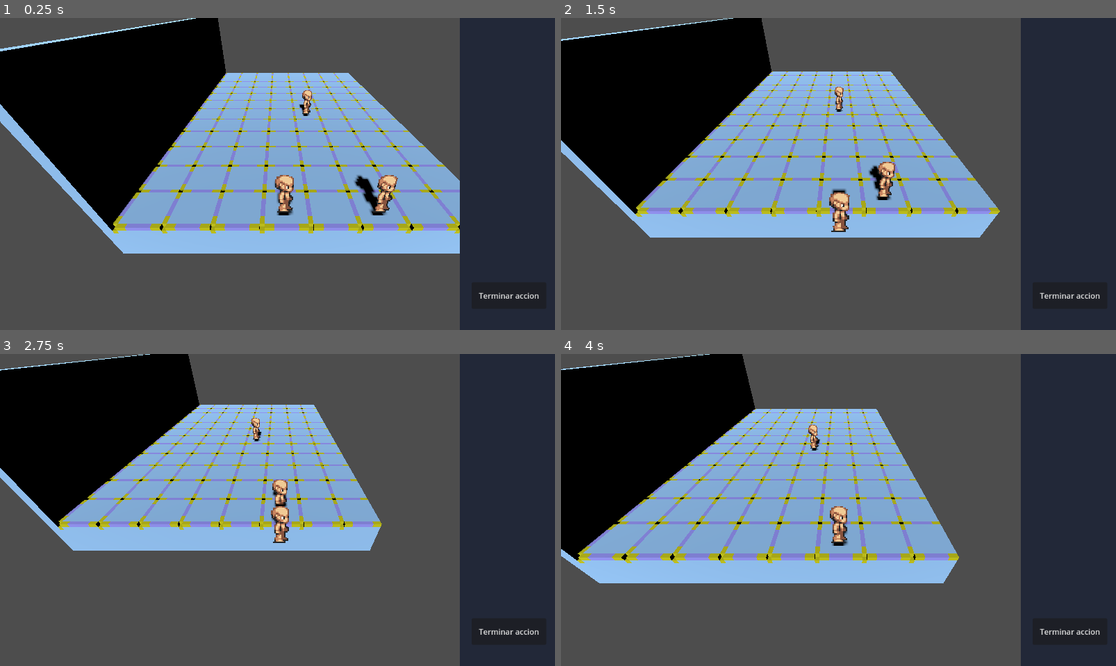
Above: before the commit, frames 1-4 (two rows, left to right).
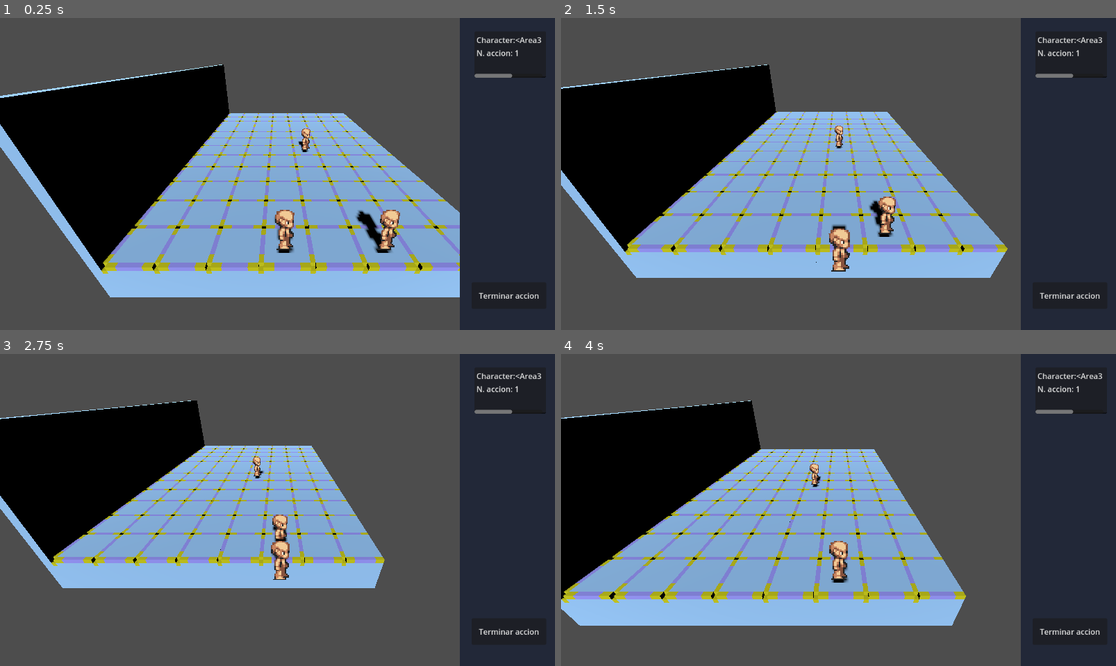
Above: after the commit, the same moments.

Repository: Karbajo/D-D
Game: Godot game, scene res://assets/objects/test/test1.tscn
Two runs of this game, one before a commit and one after it. Both use one fixed random seed, a clock stepped at 60 frames per second and the inputs below. The project has no main scene, so this scene is started directly.
Inputs (mouse positions are in pixels of both pictures, inside the frame that each line leads up to):
- Up to frame 1 (0.25 s): no input
- Up to frame 2 (1.5 s): move the mouse to (960, 158) at 0.52 s; hold D (right) 0.53-1.28 s; click (960, 158) at 0.6 s; move the mouse to (727, 189) at 1.27 s; hold S (back) from 1.28 s (still down); click (727, 189) at 1.35 s
- Up to frame 3 (2.75 s): move the mouse to (333, 441) at 2.02 s; release S (back) at 2.03 s; hold D (right) from 2.03 s (still down); click (333, 441) at 2.1 s
- Up to frame 4 (4 s): move the mouse to (810, 572) at 2.77 s; release D (right) at 2.78 s; hold W (forward) 2.78-3.53 s; click (810, 572) at 2.85 s; move the mouse to (1005, 556) at 3.52 s; hold Q (left_rotation, bound only after the commit) from 3.53 s (still down); click (1005, 556) at 3.6 s

The runs differ from the first frame. In frame 1, 38% of the frame differs, in the area x 0-99%, y 0-90%; in frame 2, 34%; in frame 3, 26%; in frame 4, 34%.

Commit message:
Armas a distancia e "interfaz"
He agregado a cada personaje un objeto interfaz (de momento este objeto está mal y habrá que mejorarlo) de forma que cada vez que cambia de turno se cambia la interfaz. He metido también las armas a distancia.

Diff:
--- a/D&D/assets/interface/interface.gd
+++ b/D&D/assets/interface/interface.gd
@@ -3,13 +3,17 @@
 
 # Called when the node enters the scene tree for the first time.
 func _ready():
-	pass # Replace with function body.
+	$TextEdit.text = get_parent().to_string() + "\n" + "N. accion: " + str(get_parent().actions)
 
 
 # Called every frame. 'delta' is the elapsed time since the previous frame.
 func _process(delta):
-	pass
-
+	#Se que esto está regular hecho, pero es algo temporal
+	if Metadata.get_actual_player() == get_parent():
+		visible = true
+	else:
+		visible = false
+	$TextEdit.text = get_parent().to_string() + "\n" + "N. accion: " + str(get_parent().actions)
 
 func _on_button_pressed():
 	Metadata.get_actual_player().check_actions()
--- a/D&D/assets/interface/interface.tscn
+++ b/D&D/assets/interface/interface.tscn
@@ -27,4 +27,11 @@
 offset_bottom = 604.0
 text = "Terminar accion"
 
+[node name="TextEdit" type="TextEdit" parent="."]
+layout_mode = 0
+offset_left = 142.0
+offset_top = 28.0
+offset_right = 291.0
+offset_bottom = 124.0
+
 [connection signal="pressed" from="Button" to="." method="_on_button_pressed"]
--- a/D&D/assets/objects/character/character.gd
+++ b/D&D/assets/objects/character/character.gd
@@ -29,7 +29,7 @@
 
 var max_weapons     = 1
 var weapons         = []
-var selected_weapon = Weapon.w1
+var selected_weapon = Weapon.wDistance
 
 var health
 var mana
@@ -44,6 +44,8 @@
 
 @onready var outline = $Outline
 var is_selected = false
+
+var eps = 0.01   #Variable para restar enteros
 
 ######################################################################
 # Code ###############################################################
@@ -131,9 +133,18 @@
 	if weapon.range_type == Weapon.range.MELEE:
 		if distance <= tile_size:
 			return true
-	else:
-		return false
+	elif weapon.range_type == Weapon.range.DISTANCE and distance > tile_size:
+		var angle = Vector3(1,0,0).angle_to(position - attack_character.position)
+		print(angle)
+		if check_angle(angle):
+			return true
+	return false
 
+func check_angle(angle):
+	for i in range(8):
+		if abs(angle - i*PI/4) < eps:
+			return true
+	return false
 # signals ###########################################################
 func _on_mouse_entered():
 	outline.visible = true
--- a/D&D/assets/objects/character/character.tscn
+++ b/D&D/assets/objects/character/character.tscn
@@ -1,7 +1,8 @@
-[gd_scene load_steps=6 format=3 uid="uid://5uruvm1dojfh"]
+[gd_scene load_steps=7 format=3 uid="uid://5uruvm1dojfh"]
 
 [ext_resource type="Texture2D" uid="uid://xjt6eckeewuj" path="res://assets/sprites/character/base_character.png" id="1_cyrgj"]
 [ext_resource type="Script" path="res://assets/objects/character/character.gd" id="1_r3qkh"]
+[ext_resource type="PackedScene" uid="uid://bjjokdqvosel" path="res://assets/interface/interface.tscn" id="3_loyvj"]
 
 [sub_resource type="AtlasTexture" id="AtlasTexture_r5ufr"]
 atlas = ExtResource("1_cyrgj")
@@ -51,5 +52,7 @@
 transform = Transform3D(0.8, 0, 0, 0, 0.8, 0, 0, 0, 0.8, 0, 0.1, 0)
 shape = SubResource("BoxShape3D_oa1kb")
 
+[node name="Interface" parent="." instance=ExtResource("3_loyvj")]
+
 [connection signal="mouse_entered" from="." to="." method="_on_mouse_entered"]
 [connection signal="mouse_exited" from="." to="." method="_on_mouse_exited"]
--- a/D&D/assets/objects/test/test1.tscn
+++ b/D&D/assets/objects/test/test1.tscn
@@ -6,7 +6,6 @@
 [ext_resource type="PackedScene" uid="uid://boqjiilkd0f84" path="res://assets/objects/scenario/wall.tscn" id="2_afka8"]
 [ext_resource type="PackedScene" uid="uid://5uruvm1dojfh" path="res://assets/objects/character/character.tscn" id="3_ahhhp"]
 [ext_resource type="PackedScene" uid="uid://4314jd0srvkt" path="res://assets/objects/character/enemie.tscn" id="6_jjpgm"]
-[ext_resource type="PackedScene" uid="uid://bjjokdqvosel" path="res://assets/interface/interface.tscn" id="7_2owuu"]
 
 [node name="Node3D" type="Node3D"]
 script = ExtResource("1_kmm76")
@@ -15,7 +14,7 @@
 cell_size = Vector3(1, 1, 1)
 
 [node name="XRCamera3D" type="XRCamera3D" parent="." node_paths=PackedStringArray("current_character")]
-transform = Transform3D(1, 0, 0, 0, 0.768284, 0.64011, 0, -0.64011, 0.768284, 2, 5, 3)
+transform = Transform3D(1, 0, 0, 0, 0.866025, 0.5, 0, -0.5, 0.866025, 0, 3, 3)
 script = ExtResource("1_rlh3t")
 current_character = NodePath("../Character")
 
@@ -62,5 +61,3 @@
 
 [node name="Enemie" parent="." instance=ExtResource("6_jjpgm")]
 transform = Transform3D(1, 0, 0, 0, 0.965926, 0.258819, 0, -0.258819, 0.965926, 4, 0.4, -6)
-
-[node name="Interface" parent="." instance=ExtResource("7_2owuu")]
--- a/D&D/project.godot
+++ b/D&D/project.godot
@@ -51,3 +51,8 @@
 "events": [Object(InputEventMouseButton,"resource_local_to_scene":false,"resource_name":"","device":-1,"window_id":0,"a …(240 unchanged characters)…
 ]
 }
+left_rotation={
+"deadzone": 0.5,
+"events": [Object(InputEventKey,"resource_local_to_scene":false,"resource_name":"","device":-1,"window_id":0,"alt_pressed":false,"shift_pressed":false,"ctrl_pressed":false,"meta_pressed":false,"pressed":false,"keycode":0,"physical_keycode":81,"key_label":0,"unicode":113,"echo":false,"script":null)
+]
+}
--- a/D&D/scripts/follow_player.gd
+++ b/D&D/scripts/follow_player.gd
@@ -2,12 +2,12 @@
 
 @export var current_character : Area3D
 var offset = Vector3(0,3,3)
+var rotation_axis = Vector3(1,0,0)
 var smooth_speed = 5
 
 # Called when the node enters the scene tree for the first time.
 func _ready():
 	position = current_character.position + offset
-	transform.rotated(Vector3(1,0,0),30)
 
 func change_turn():
 	current_character = Metadata.party_members[Metadata.turn]
@@ -15,4 +15,9 @@
 # Called every frame. 'delta' is the elapsed time since the previous frame.
 func _process(delta):
 	transform.origin = lerp(transform.origin, current_character.position + offset, smooth_speed * delta)
-	transform.rotated(Vector3(1,0,0),30)
+#	check_input()
+#
+#func check_input():
+#	if Input.is_action_just_pressed("left_rotation"):
+#		transform = transform.rotated(Vector3(0,1,0), -PI/2)
+#		offset += Vector3(-3,0,-3)
--- a/D&D/scripts/weapon.gd
+++ b/D&D/scripts/weapon.gd
@@ -13,5 +13,6 @@
 		range_type = rg
 
 var w1 = weapon.new("weapon1", 1, range.MELEE)
+var wDistance = weapon.new("weaponDistance", 1, range.DISTANCE)
 
 var weapons = [w1]
Not shown: 1 places in D&D/assets/objects/test/test1.tscn that only renumber resources
